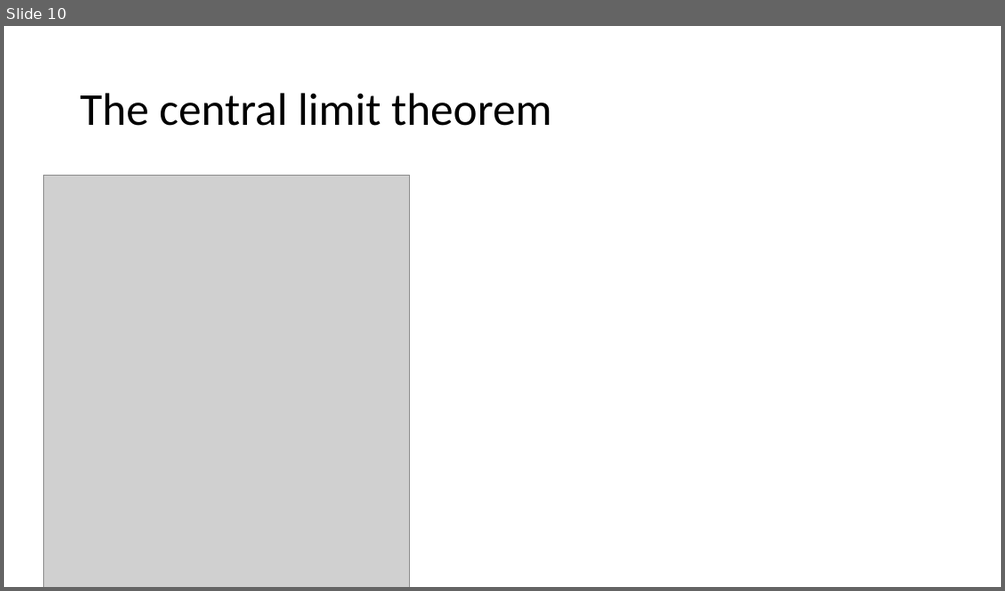
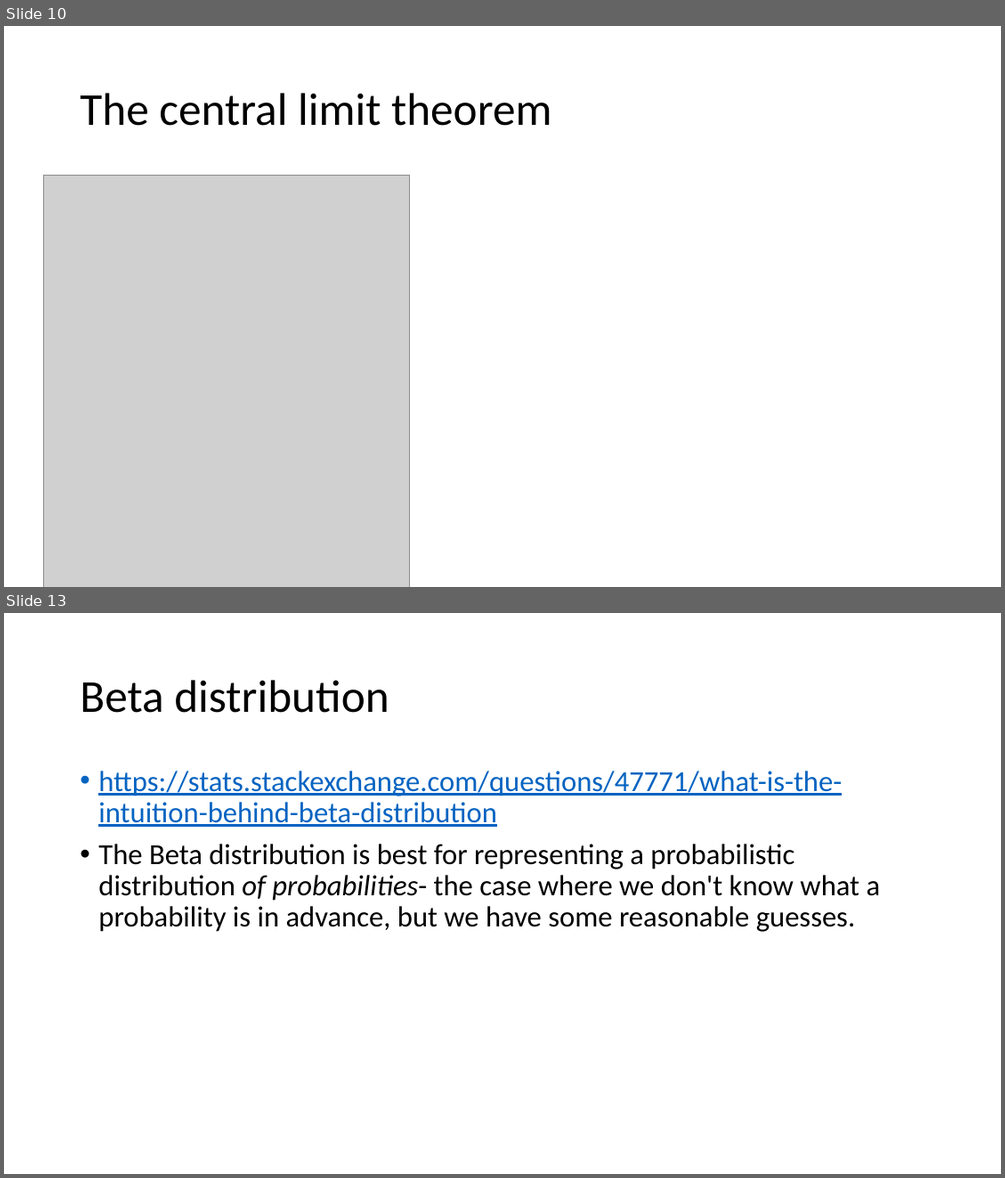
Before and after one commit to russellu/cs405, a slide deck: Lecture_basics.pptx. Shown one above the other, each under a label of ours: slide 10 before the commit, slides 10 and 13 after it; the slides between them are not shown. The pictures are 1005x591 and 1005x1178 pixels, drawn with LibreOffice and Linux fonts; fonts in the diff are those of the drawing; grey boxes stand for pictures. Boxes give left, top, right and bottom in pixels: in the first picture for what was removed or moved away, otherwise in the second. Text is boxed around its words. In the diff, an @@ line names an element or a change of style, - is before the commit and + after.

```diff
--- a/Lecture_basics.pptx
+++ b/Lecture_basics.pptx
@@ slide 13 added at (4, 613, 1001, 1174), background #FFFFFF @@
@@ title added at (80, 680, 388, 713), 44 pt, text #000000 @@
+Beta distribution
@@ text added at (98, 771, 881, 932), 28 pt, text #000000 @@
+• https://stats.stackexchange.com/questions/47771/what-is-the-intuition-behind-beta-distribution
+• The Beta distribution is best for representing a probabilistic distribution of probabilities- the case where we don't know what a probability is in advance, but we have some reasonable guesses.
```
Also in this commit, not shown: 2 other slides added, 3 other files.
